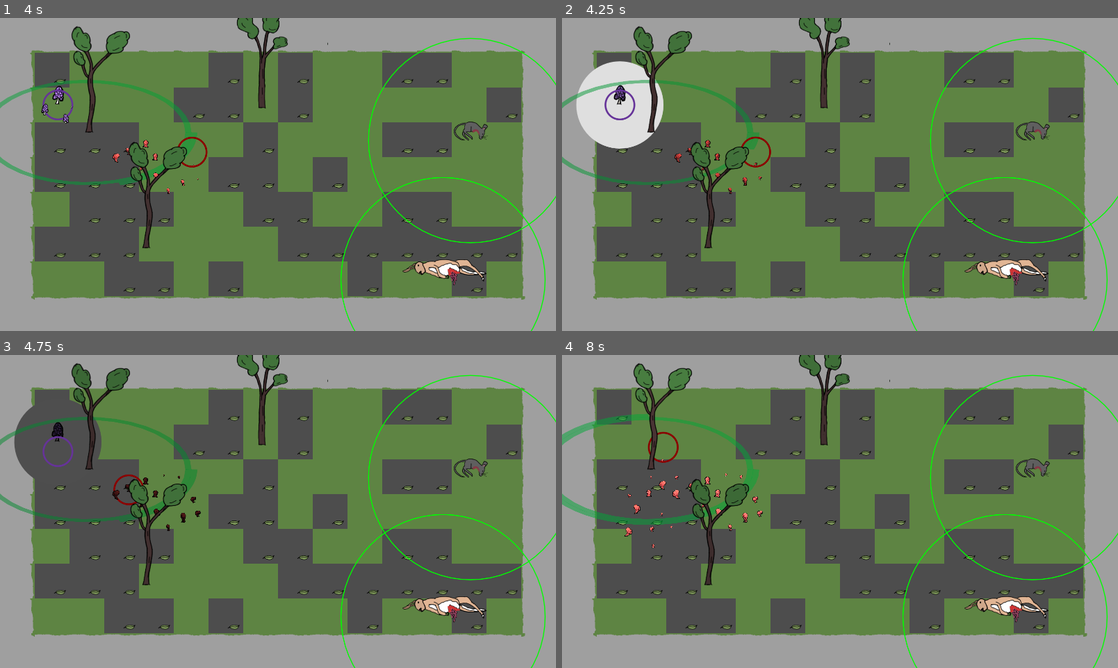
Above: before the commit, frames 1-4 (two rows, left to right).
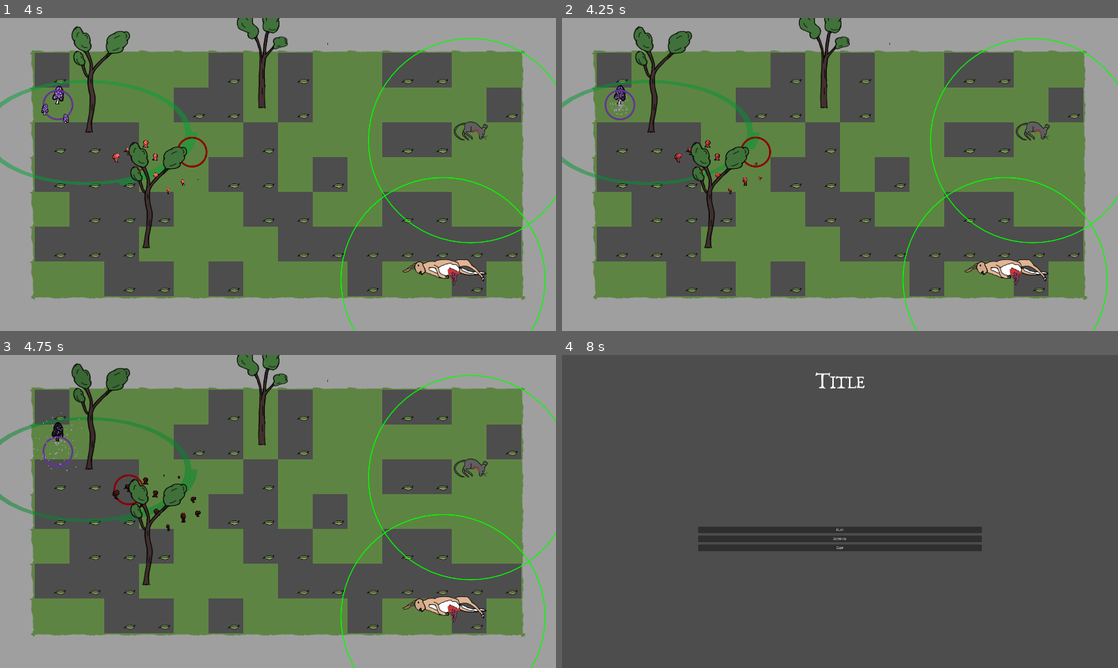
Above: after the commit, the same moments.

Repository: carcinizer/slavic-2025
Game: Godot game, scene res://scenes/main_menu.tscn
Two runs of this game, one before a commit and one after it. Both use one fixed random seed, a clock stepped at 60 frames per second and the inputs below.
Inputs:
- Up to frame 1 (4 s): click "Play" at 0.5 s; tap Enter at 1.25 s; hold Right (right1) 1.28-2.03 s; tap S (down2) at 1.35 s; hold Down (down1) 2.03-2.78 s; tap A (left2) at 2.1 s; hold Right (right1) 2.78-3.53 s; tap D (right2) at 2.85 s; hold Up (up1) from 3.53 s (still down); tap W (up2) at 3.6 s
- Up to frame 2 (4.25 s): keep holding Up (up1)
- Up to frame 3 (4.75 s): release Up (up1) at 4.28 s; hold Left (left1) from 4.28 s (still down); tap S (down2) at 4.35 s
- Up to frame 4 (8 s): tap one key every 0.75 s from 5.1 s: A (left2) D (right2) W (up2) S (down2); release Left (left1) at 5.78 s; hold Down (down1) 5.78-6.53 s; hold Right (right1) 6.53-7.28 s; hold Up (up1) from 7.28 s (still down)

Frame 1 is identical in both runs. In frame 2, 3.1% of the frame differs, in the area x 2-19%, y 13-42%; in frame 3, 1.9%; in frame 4, 74%, in the area x 0-100%, y 0-100%.

Commit message:
Implement explosions in code

Diff:
--- a/scenes/explosion_particles.tscn
+++ b/scenes/explosion_particles.tscn
@@ -29,6 +29,7 @@
 [node name="GPUParticles2D" type="GPUParticles2D"]
 top_level = true
 position = Vector2(0, -42.215)
+emitting = false
 amount = 80
 texture = SubResource("GradientTexture2D_qxrkd")
 lifetime = 2.0
--- a/src/mushroom.gd
+++ b/src/mushroom.gd
@@ -15,6 +15,8 @@
 @export var death_speed := 0.25
 
 @export var sprite: Sprite2D
+
+@onready var explosion_particles_scene = preload("res://scenes/explosion_particles.tscn")
 
 var time_since_spawn = 0
 var should_check_for_connections = false
@@ -146,7 +148,6 @@
 
 func send_tree_pulse(obj: LifeTree, frame: int, chain_timing: int = 0):
 	if frame > latest_pulse:
-		#print("test")
 		latest_pulse = frame
 		latest_time_pulse = frame + chain_timing # basically just pulse accounting for a "chain" so that the effect "spreads" from the tree
 												 # actually not, it's apparently not working
@@ -161,23 +162,30 @@
 	if exploding:
 		return
 	exploding = true
+
+	var particles = explosion_particles_scene.instantiate()
+	particles.emitting = true
+	particles.global_position = global_position
+	particles.modulate = GLOB.player_colors[player_id].lightened(0.5)
+	add_sibling(particles)
+
 	kill_by_explosion()
 	queue_redraw()
 	## TODO Visual effects
-	await get_tree().create_timer(2).timeout
+	await get_tree().create_timer(1).timeout
 	die()
 
 
 func _exit_tree() -> void:
 	GLOB.all_mushrooms.erase(self)
 
-func _draw():
+#func _draw():
 	# var rad = get_node("NeighborRange/CollisionShape2D").shape.radius
 	# var color = Color.GREEN if my_lifeline != null else Color.RED
 	# draw_circle(Vector2(0,0), rad, color, false, 1, true)
-	if exploding:
-		var rad = get_node("ExplosionArea/CollisionShape2D").shape.radius
-		draw_circle(Vector2(0,0), rad, Color.WHITE, true, 1, true)
+	#if exploding:
+		#var rad = get_node("ExplosionArea/CollisionShape2D").shape.radius
+		#draw_circle(Vector2(0,0), rad, Color.WHITE, true, 1, true)
 
 var checked_mushrooms: Array[Mushroom] = []
 
Not shown: 1 places in scenes/explosion_particles.tscn that only renumber resources
